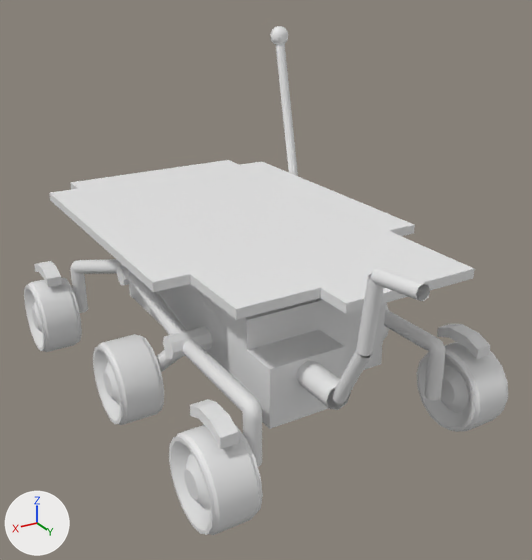
An edit to the FBX model Assets/Graphics/3D Models/m_Dev_Widget.fbx, drawn before and after from the same camera.
Both versions are drawn from a 50 mm camera at (0.221, 0.389, 0.265) aimed at (0.006, 0.032, 0.087). Every picture has the same lights, and +X, +Y and +Z are marked at lower left. Materials are left out; every surface is plain grey. Where no turn or scale is listed for an object, it has been applied to the vertices.

The first picture shows 'Widget'.
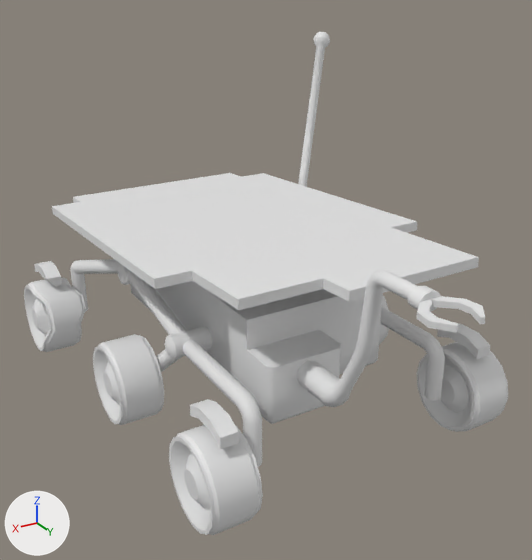
Pixel boxes [x1, y1, x2, y2] of what changed, in the pictures (532 x 560 px):
'Widget', reshaped: before [24, 26, 508, 535]; after [24, 32, 508, 535]
part 1 of me_cube, rebuilt (14% shorter): before [49, 160, 475, 320]; after [52, 173, 479, 310]
part 2 of me_cube, added: after [298, 32, 330, 187]
part 3 of me_cube, deleted: before [275, 43, 298, 176]
part 4 of me_cube, deleted: before [270, 26, 288, 44]
part 5 of me_cube, cut back: before [33, 259, 446, 467]; after [33, 262, 485, 467]

Diff of the bpy script that builds the scene:
```diff
--- a/Assets/Graphics/3D Models/m_Dev_Widget.fbx.py
+++ b/Assets/Graphics/3D Models/m_Dev_Widget.fbx.py
@@ me_cube @@
 # used by ob_widget; location = (0.0, 0.0, 0.0)
-me_cube.from_pydata(...)  # 3972 vertices, 3748 faces; spans x -0.116..0.116, y -0.154..0.186, z -0.001..0.221
+me_cube.from_pydata(...)  # 2191 vertices, 1990 faces; spans x -0.137..0.116, y -0.151..0.215, z -0.001..0.216
+# me_cube part 1: the loose piece of 36 vertices spanning x -0.09..0.09, y -0.154..0.129, z 0.107..0.113 is rebuilt with 42 vertices and now spans x -0.09..0.09, y -0.151..0.131, z 0.096..0.12
+# me_cube part 2: a new loose piece of 73 vertices spanning x -0.137..-0.092, y -0.117..-0.081, z 0.091..0.216
+# me_cube part 3: the loose piece of 144 vertices spanning x -0.096..-0.089, y -0.116..-0.081, z 0.086..0.216 is deleted
+# me_cube part 4: the loose piece of 114 vertices spanning x -0.099..-0.085, y -0.12..-0.106, z 0.207..0.221 is deleted
+# me_cube part 5: 83 vertices moved from x -0.068..0.116, y -0.104..0.154, z 0.02..0.096 to x -0.068..0.111, y -0.104..0.154, z 0.02..0.096; 1886 vertices removed from x -0.101..0.086, y -0.121..0.186, z 0.024..0.145; 260 vertices added at x -0.073..0.073, y -0.098..0.215, z 0.036..0.144
```
